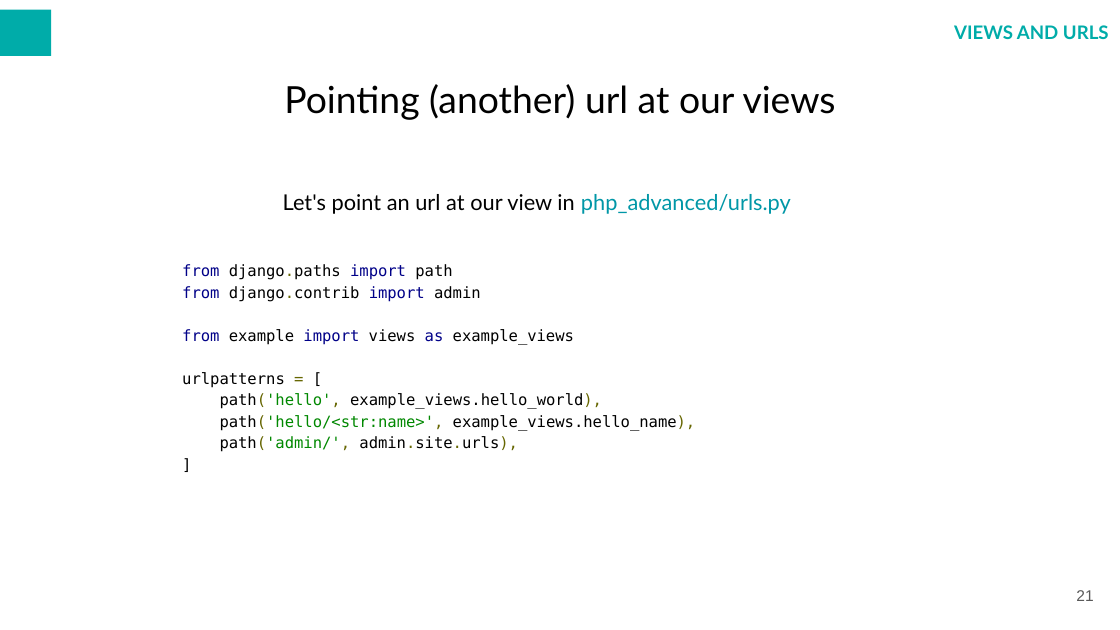
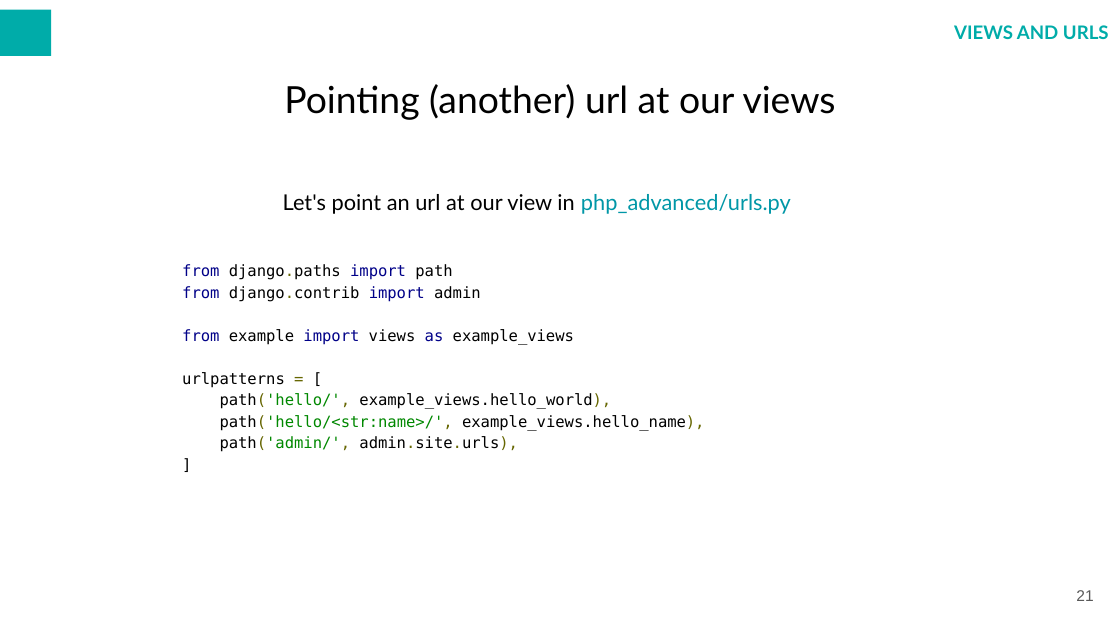
Before and after one commit to warcholprzemo/php-advanced, a slide deck: slide 21 of docs/PHP ADVANCED.odp. Drawn at 1120x630 pixels with LibreOffice and Linux fonts; fonts in the diff are those of the drawing; background and template pictures are left out. Boxes give left, top, right and bottom in pixels: in the first picture for what was removed or moved away, otherwise in the second. Text is boxed around its words. In the diff, an @@ line names an element or a change of style, - is before the commit and + after.

```diff
--- a/docs/PHP ADVANCED.odp
+++ b/docs/PHP ADVANCED.odp
@@ text at [220, 393, 705, 431]: text changed @@
-path('hello', example_views.hello_world),
-path('hello/<str:name>', example_views.hello_name),
+path('hello/', example_views.hello_world),
+path('hello/<str:name>/', example_views.hello_name),
```
Also in this commit, not shown: 23 other slides changed, 1 slide added, 10 other files.
